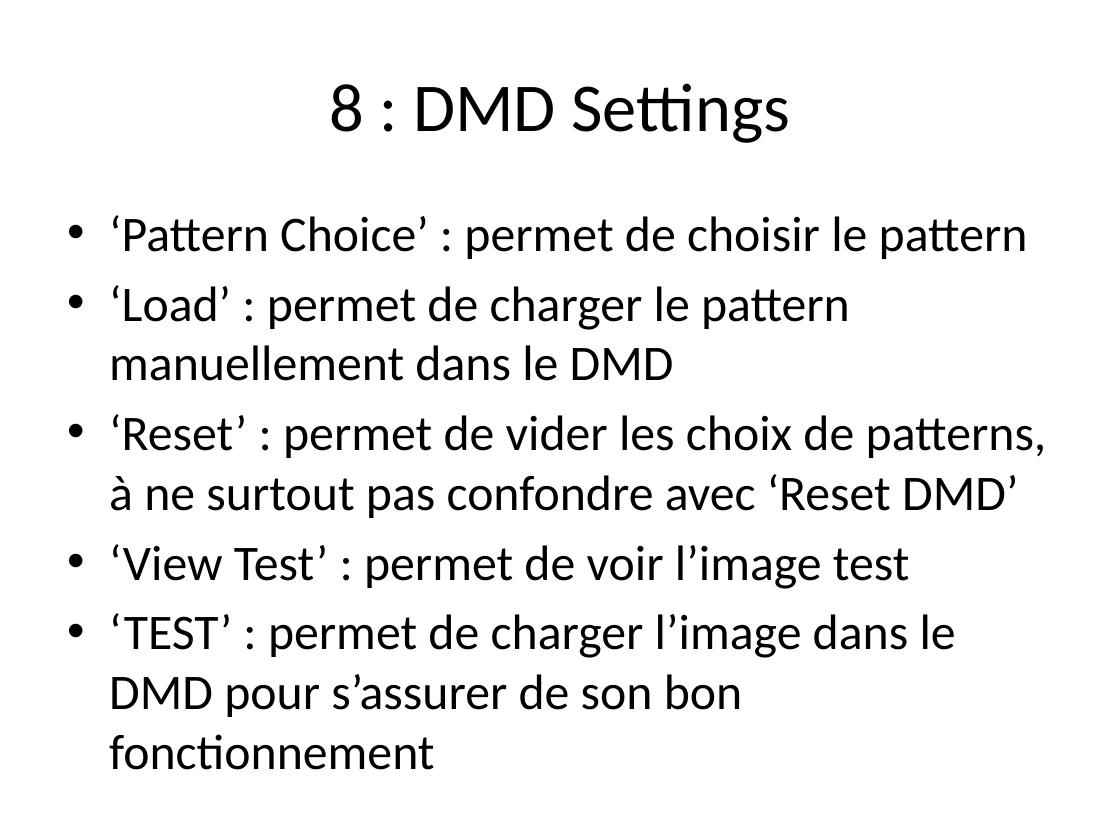
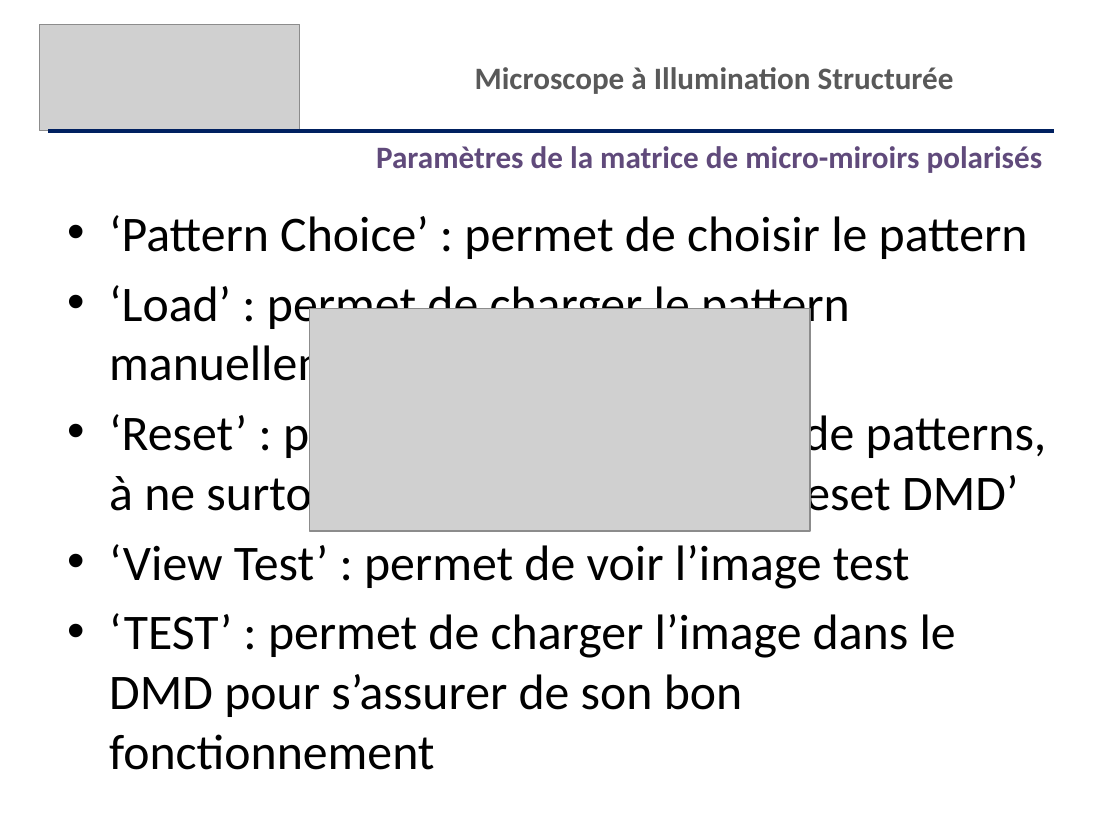
Before and after one commit to IOGS-LEnsE/labwork-GUI, a slide deck: slide 14 of BioPhot/Guide Utilisateur Interface.pptx (slide 15 before the commit). Drawn at 1120x840 pixels with LibreOffice and Linux fonts; fonts in the diff are those of the drawing; grey boxes stand for pictures. Boxes give left, top, right and bottom in pixels: in the first picture for what was removed or moved away, otherwise in the second. Text is boxed around its words. In the diff, an @@ line names an element or a change of style, - is before the commit and + after.

```diff
--- a/BioPhot/Guide Utilisateur Interface.pptx
+++ b/BioPhot/Guide Utilisateur Interface.pptx
@@ picture added at (39,25,299,131) @@
@@ title removed at (329,83,790,143) @@
-8 : DMD Settings
@@ text added at (475,67,954,94), 20 pt, text #595959, bold @@
+Microscope à Illumination Structurée
@@ line added from (48, 131) to (1054, 131), #002060 2.25 pt @@
@@ text added at (376,146,1043,173), 20 pt, text #604A7B, bold @@
+Paramètres de la matrice de micro-miroirs polarisés
@@ picture added at (310,309,811,531) @@
```
Also in this commit, not shown: 2 other slides changed, 1 slide added, 2 slides removed.
